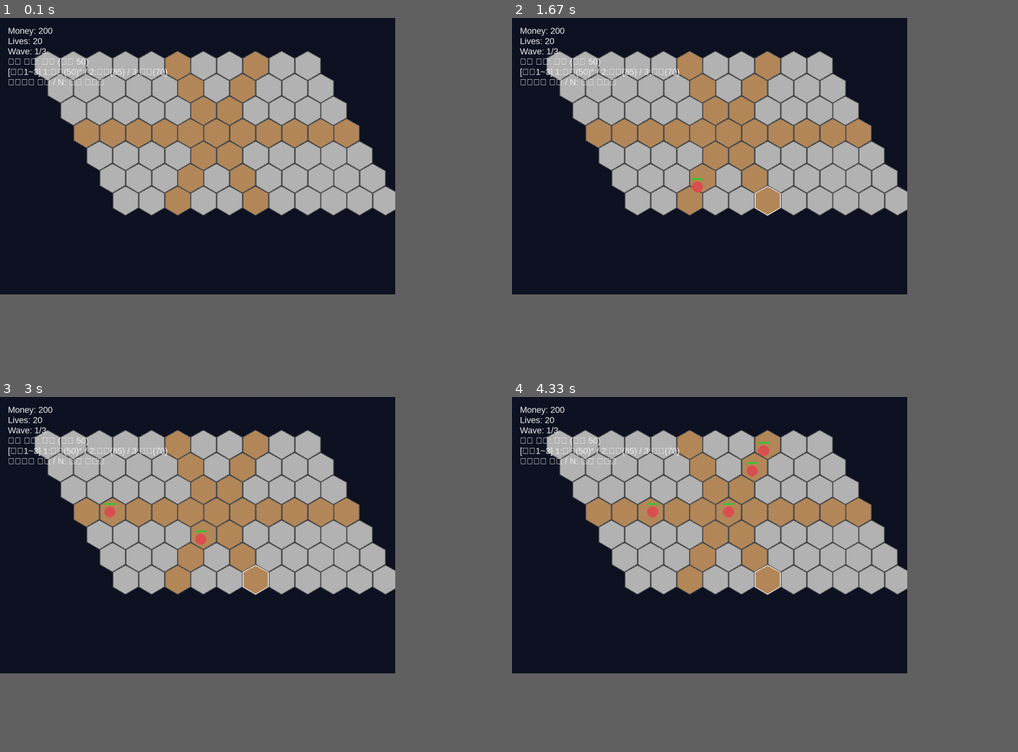
Above: before the commit, frames 1-4 (two rows, left to right).
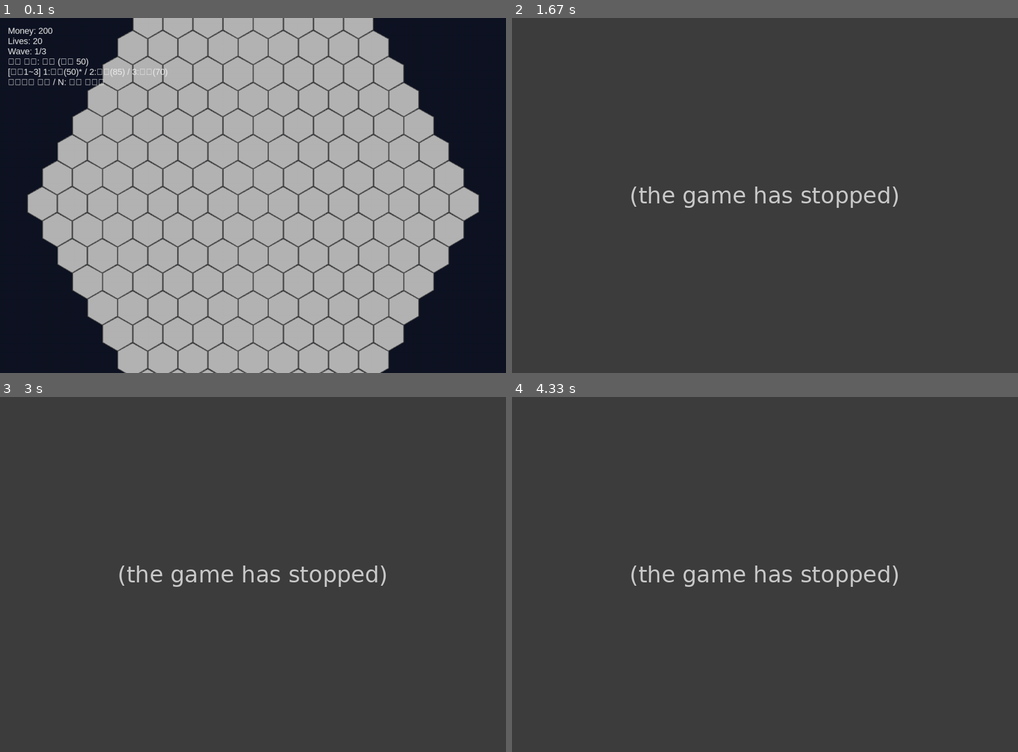
Above: after the commit, the same moments.

Repository: Ahnd6474/Programming2
Game: pygame game, started from Tower Defense/main.py
Two runs of this game, one before a commit and one after it. Both use one fixed random seed, a clock stepped at 60 frames per second and the inputs below.
Inputs (mouse positions are in pixels of both pictures, inside the frame that each line leads up to):
- Up to frame 1 (0.1 s): no input
- Up to frame 2 (1.67 s): click (765, 195) at 0.38 s
- Up to frame 3 (3 s): no input
- Up to frame 4 (4.33 s): no input
In our replay, the window is 703x492 before the commit and 900x632 after it. These sizes can differ from the game's own. Grey fills any space a smaller window leaves; there, only what the larger window draws over its background counts as a difference.

The runs differ from the first frame. In frame 1, 61% of the frame differs, in the area x 0-100%, y 0-100%; in frame 2, 59%; in frame 3, 59%; in frame 4, 59%.
Error after the commit: ValueError: not enough values to unpack (expected 3, got 2) (main.py line 108); the game stopped at 1 s (later frames are placeholders)

Commit message:
Expand hex map and enemy paths

Diff:
--- a/Tower Defense/main.py
+++ b/Tower Defense/main.py
@@ -7,12 +7,11 @@
 import pygame
 
 
-WIDTH, HEIGHT = 1000, 700
+WIDTH, HEIGHT = 1280, 900
 FPS = 60
-HEX_SIZE = 38
-MAP_COLS = 11
-MAP_ROWS = 7
-MAP_OFFSET = (120, 120)
+HEX_SIZE = 44
+MAP_RADIUS = 7
+MAP_OFFSET = (WIDTH // 2, HEIGHT // 2 + 20)
 FONT_NAME = "arial"
 
 
@@ -51,13 +50,12 @@
 
 
 class HexMap:
-    def __init__(self, cols: int, rows: int, hex_size: float, origin: Tuple[int, int]):
-        self.cols = cols
-        self.rows = rows
+    def __init__(self, radius: int, hex_size: float, origin: Tuple[int, int]):
+        self.radius = radius
         self.hex_size = hex_size
         self.origin = origin
         self.tiles: Dict[Tuple[int, int], Tile] = {}
-        self.paths: List[List[Tuple[int, int]]] = []
+        self.border_coords: List[Tuple[int, int]] = []
         self.generate_hex_grid()
 
     def axial_to_pixel(self, coord: Tuple[int, int]) -> Tuple[float, float]:
@@ -87,36 +85,56 @@
 
     def generate_hex_grid(self) -> None:
         self.tiles.clear()
-        for q in range(self.cols):
-            for r in range(self.rows):
-                coord = (q, r)
-                center = self.axial_to_pixel(coord)
-                self.tiles[coord] = Tile(coord=coord, center=center)
-        self.generate_paths()
-
-    def generate_paths(self) -> None:
-        self.paths = []
-        center = (self.cols // 2, self.rows // 2)
-        directions = [(1, 0), (1, -1), (0, -1), (-1, 0), (-1, 1), (0, 1)]
-        path_tiles = set()
-        for dq, dr in directions:
-            path: List[Tuple[int, int]] = []
-            q, r = center
-            while 0 <= q < self.cols and 0 <= r < self.rows:
-                coord = (q, r)
-                if coord in self.tiles:
-                    path.append(coord)
-                q += dq
-                r += dr
-            if len(path) >= 2:
-                from_edge = list(reversed(path))
-                self.paths.append(from_edge)
-                path_tiles.update(path)
-        for coord in path_tiles:
-            tile = self.tiles.get(coord)
-            if tile:
-                tile.is_path = True
-                tile.buildable = False
+        for q in range(-self.radius, self.radius + 1):
+            for r in range(-self.radius, self.radius + 1):
+                s = -q - r
+                if max(abs(q), abs(r), abs(s)) <= self.radius:
+                    coord = (q, r)
+                    center = self.axial_to_pixel(coord)
+                    self.tiles[coord] = Tile(coord=coord, center=center)
+        self.border_coords = [
+            coord
+            for coord in self.tiles
+            if self.hex_distance(coord, (0, 0)) == self.radius
+        ]
+
+    @staticmethod
+    def axial_to_cube(coord: Tuple[int, int]) -> Tuple[int, int, int]:
+        q, r = coord
+        return q, -q - r, r
+
+    @staticmethod
+    def cube_to_axial(cube: Tuple[int, int, int]) -> Tuple[int, int]:
+        x, y, z = cube
+        return x, z
+
+    @staticmethod
+    def hex_distance(a: Tuple[int, int], b: Tuple[int, int]) -> int:
+        ax, ay, az = HexMap.axial_to_cube(a)
+        bx, by, bz = HexMap.axial_to_cube(b)
+        return max(abs(ax - bx), abs(ay - by), abs(az - bz))
+
+    def axial_line(self, start: Tuple[int, int], end: Tuple[int, int]) -> List[Tuple[int, int]]:
+        n = self.hex_distance(start, end)
+        if n == 0:
+            return [start]
+        start_cube = self.axial_to_cube(start)
+        end_cube = self.axial_to_cube(end)
+        results = []
+        for i in range(n + 1):
+            t = i / n
+            x = start_cube[0] + (end_cube[0] - start_cube[0]) * t
+            y = start_cube[1] + (end_cube[1] - start_cube[1]) * t
+            z = start_cube[2] + (end_cube[2] - start_cube[2]) * t
+            results.append(self.cube_to_axial(self.cube_round(x, y, z)))
+        return results
+
+    def random_path_points(self) -> List[Tuple[float, float]]:
+        if len(self.border_coords) < 2:
+            return []
+        start, end = random.sample(self.border_coords, 2)
+        coords = self.axial_line(start, end)
+        return [self.tiles[coord].center for coord in coords if coord in self.tiles]
 
     def get_tile_at_pixel(self, x: float, y: float) -> Optional[Tile]:
         coord = self.pixel_to_axial(x, y)
@@ -125,15 +143,6 @@
     def draw(self, surface: pygame.Surface, highlight_tile: Optional[Tile]) -> None:
         for tile in self.tiles.values():
             tile.draw(surface, self.hex_size - 1, tile is highlight_tile)
-
-    def path_points(self, index: int) -> List[Tuple[float, float]]:
-        if not self.paths:
-            return []
-        coords = self.paths[index % len(self.paths)]
-        return [self.tiles[coord].center for coord in coords if coord in self.tiles]
-
-    def all_path_points(self) -> List[List[Tuple[float, float]]]:
-        return [self.path_points(i) for i in range(len(self.paths))]
 
 
 @dataclass(frozen=True)
@@ -363,10 +372,9 @@
             self.active = False
 
     def spawn_enemy(self, game: "Game", entry: WaveEntry) -> None:
-        path_options = [points for points in game.hex_map.all_path_points() if len(points) >= 2]
-        if not path_options:
-            return
-        path = random.choice(path_options)
+        path = game.hex_map.random_path_points()
+        if len(path) < 2:
+            return
         enemy_type = game.enemy_types[entry.enemy_type]
         enemy = Enemy(path, enemy_type)
         enemy.game = game
@@ -381,7 +389,7 @@
         pygame.display.set_caption("Hex Tower Defense")
         self.clock = pygame.time.Clock()
         self.font = pygame.font.SysFont(FONT_NAME, 22)
-        self.hex_map = HexMap(MAP_COLS, MAP_ROWS, HEX_SIZE, MAP_OFFSET)
+        self.hex_map = HexMap(MAP_RADIUS, HEX_SIZE, MAP_OFFSET)
         self.enemies = pygame.sprite.Group()
         self.towers = pygame.sprite.Group()
         self.projectiles = pygame.sprite.Group()
